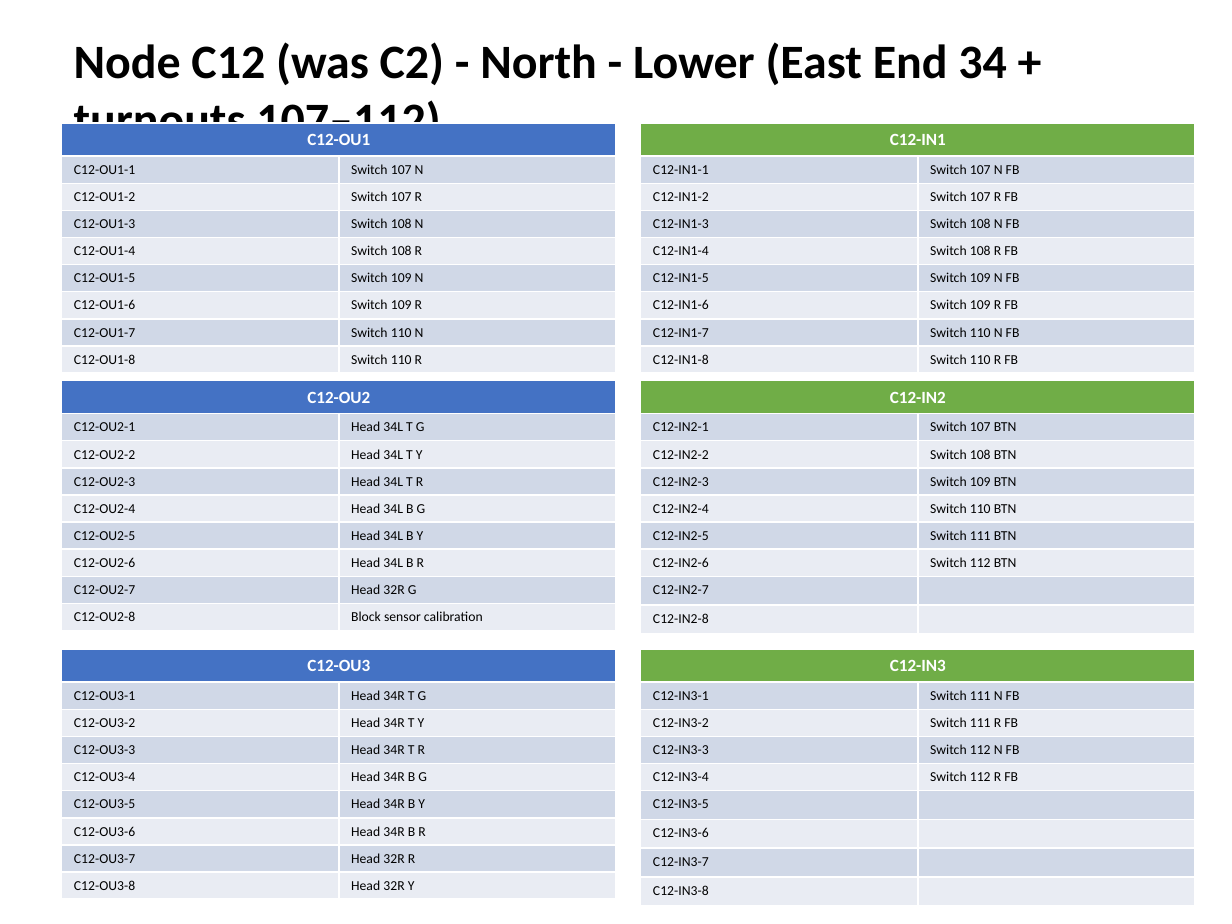
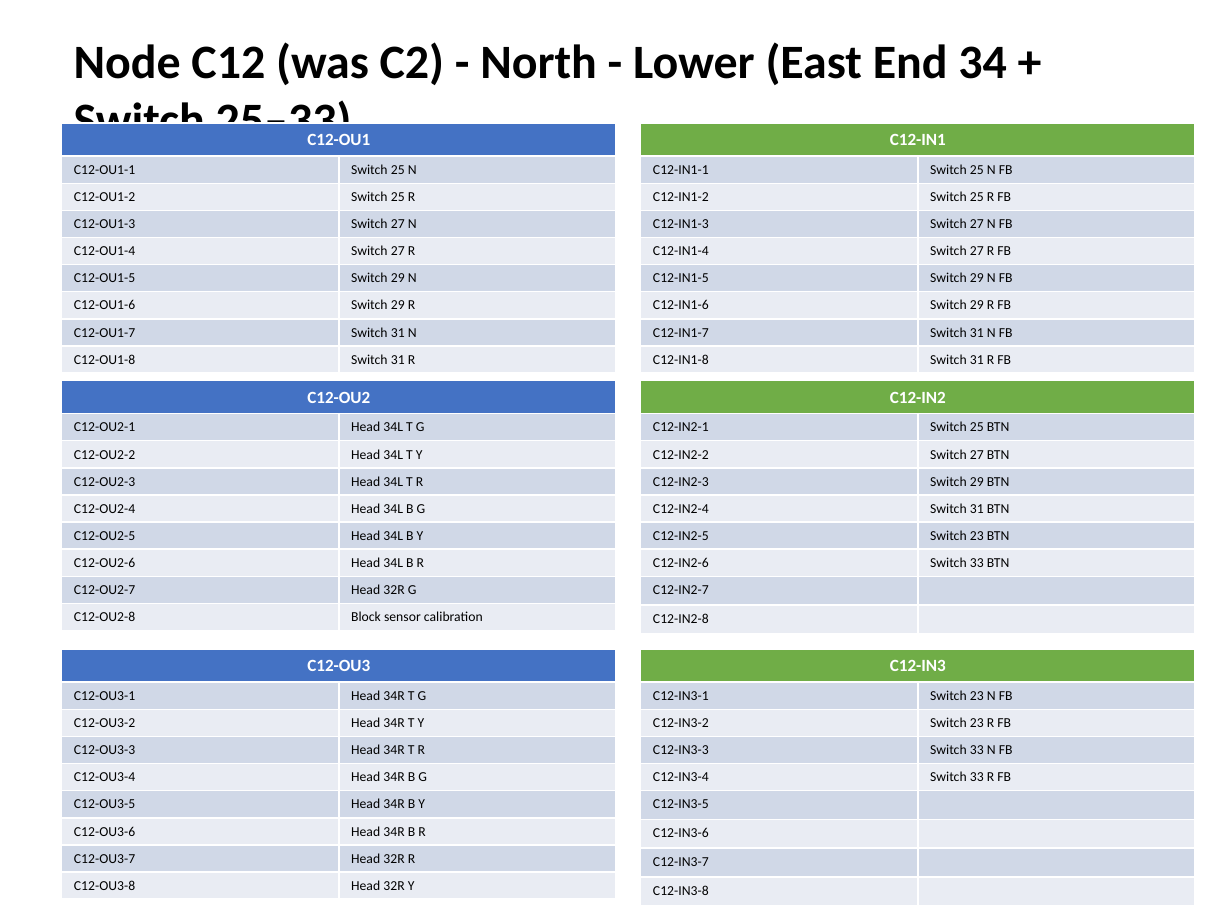
Before and after one commit to lnevo/hart, a slide deck: slide 8 of docs/wiring/Wiring_Schematic.pptx. Drawn at 1232x924 pixels with LibreOffice and Linux fonts; fonts in the diff are those of the drawing. Boxes give left, top, right and bottom in pixels: in the first picture for what was removed or moved away, otherwise in the second. Text is boxed around its words. In the diff, an @@ line names an element or a change of style, - is before the commit and + after.

```diff
--- a/docs/wiring/Wiring_Schematic.pptx
+++ b/docs/wiring/Wiring_Schematic.pptx
@@ text at (x1=74, y1=42, x2=1006, y2=145): text changed @@
-Node C12 (was C2) - North - Lower (East End 34 + turnouts 107–112)
+Node C12 (was C2) - North - Lower (East End 34 + Switch 25–33)
@@ table at (x1=62, y1=123, x2=616, y2=368) @@
-row 2, column 2: Switch 107 N
+row 2, column 2: Switch 25 N
-row 3, column 2: Switch 107 R
+row 3, column 2: Switch 25 R
-row 4, column 2: Switch 108 N
+row 4, column 2: Switch 27 N
-row 5, column 2: Switch 108 R
+row 5, column 2: Switch 27 R
-row 6, column 2: Switch 109 N
+row 6, column 2: Switch 29 N
-row 7, column 2: Switch 109 R
+row 7, column 2: Switch 29 R
-row 8, column 2: Switch 110 N
+row 8, column 2: Switch 31 N
-row 9, column 2: Switch 110 R
+row 9, column 2: Switch 31 R
@@ table at (x1=641, y1=123, x2=1195, y2=368) @@
-row 2, column 2: Switch 107 N FB
+row 2, column 2: Switch 25 N FB
-row 3, column 2: Switch 107 R FB
+row 3, column 2: Switch 25 R FB
-row 4, column 2: Switch 108 N FB
+row 4, column 2: Switch 27 N FB
-row 5, column 2: Switch 108 R FB
+row 5, column 2: Switch 27 R FB
-row 6, column 2: Switch 109 N FB
+row 6, column 2: Switch 29 N FB
-row 7, column 2: Switch 109 R FB
+row 7, column 2: Switch 29 R FB
-row 8, column 2: Switch 110 N FB
+row 8, column 2: Switch 31 N FB
-row 9, column 2: Switch 110 R FB
+row 9, column 2: Switch 31 R FB
@@ table at (x1=641, y1=381, x2=1195, y2=627) @@
-row 2, column 2: Switch 107 BTN
+row 2, column 2: Switch 25 BTN
-row 3, column 2: Switch 108 BTN
+row 3, column 2: Switch 27 BTN
-row 4, column 2: Switch 109 BTN
+row 4, column 2: Switch 29 BTN
-row 5, column 2: Switch 110 BTN
+row 5, column 2: Switch 31 BTN
-row 6, column 2: Switch 111 BTN
+row 6, column 2: Switch 23 BTN
-row 7, column 2: Switch 112 BTN
+row 7, column 2: Switch 33 BTN
@@ table at (x1=641, y1=649, x2=1195, y2=899) @@
-row 2, column 2: Switch 111 N FB
+row 2, column 2: Switch 23 N FB
-row 3, column 2: Switch 111 R FB
+row 3, column 2: Switch 23 R FB
-row 4, column 2: Switch 112 N FB
+row 4, column 2: Switch 33 N FB
-row 5, column 2: Switch 112 R FB
+row 5, column 2: Switch 33 R FB
```
Also in this commit, not shown: 7 other slides changed, 13 other files.
